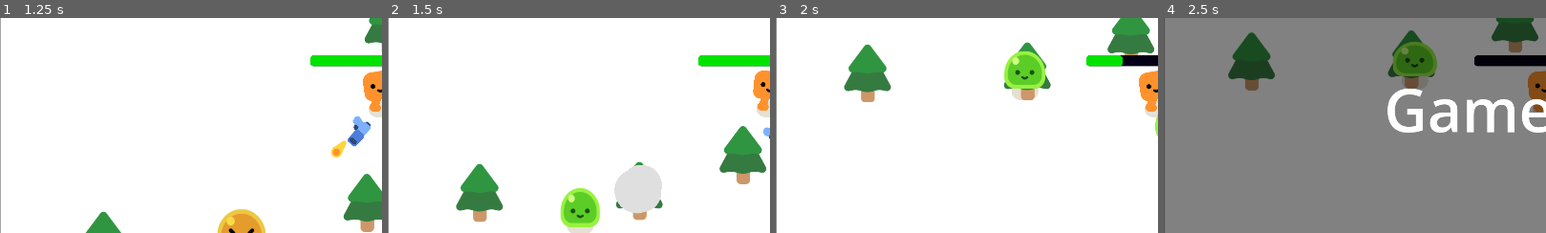
Above: before the commit, frames 1-4 (left to right).
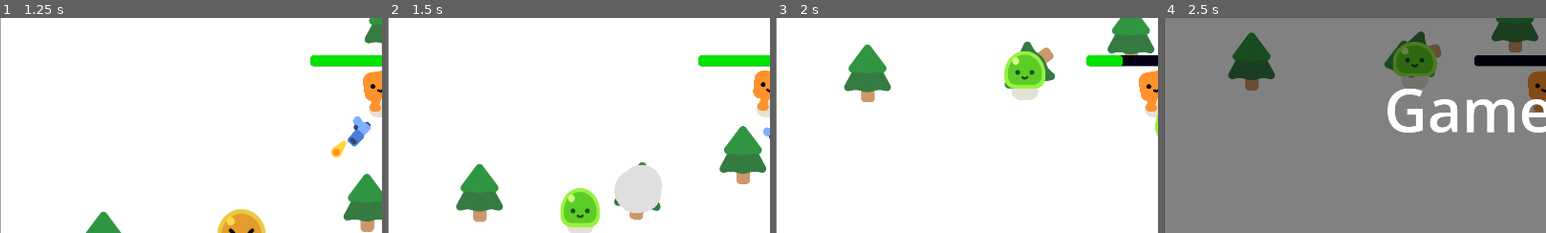
Above: after the commit, the same moments.

Repository: keliang5/FInal-Project
Game: Godot game, scene res://survivors_games.tscn
The game is run twice, just before and just after one commit, with the same random seed, the same clock (stepped at 60 frames per second) and the same inputs.
Inputs (mouse positions are % of the whole screen's width and height, from its top left):
- Up to frame 1 (1.25 s): move the mouse to (72, 45) at 0.52 s; hold D (move_right) from 0.53 s (still down)
- Up to frame 2 (1.5 s): move the mouse to (30, 55) at 1.27 s; release D (move_right) at 1.28 s; hold S (move_down) from 1.28 s (still down)
- Up to frame 3 (2 s): keep holding S (move_down)
- Up to frame 4 (2.5 s): move the mouse to (33, 41) at 2.02 s; release S (move_down) at 2.03 s; hold D (move_right) from 2.03 s (still down)
The pictures show only the part of the screen within x 0-50%, y 29-79%; the shares and areas given below are measured in that part.

Frame 1 is identical in both runs. In frame 2, 0.2% of the frame differs, in the area x 59-72%, y 66-95%; in frame 3, 0.8%, in the area x 59-73%, y 10-39%; in frame 4, 0.7%.

Commit message:
Coin spawns and disappears

Diff:
--- a/coin.gd
+++ b/coin.gd
@@ -4,7 +4,12 @@
 var score = 0
 
 
-func _on_mouse_entered() -> void:
-	score += value
-	print(score)
-	self.queue_free()
+#func _on_mouse_entered() -> void:
+	#score += value
+	#print(score)
+	#self.queue_free()
+
+func _ready():
+	%AnimationPlayer.play("coin spin")
+	await %AnimationPlayer.animation_finished
+	queue_free()
--- a/coin.tscn
+++ b/coin.tscn
@@ -1,10 +1,47 @@
-[gd_scene load_steps=4 format=3 uid="uid://cxbqsihlv8f73"]
+[gd_scene load_steps=7 format=3 uid="uid://cxbqsihlv8f73"]
 
 [ext_resource type="Texture2D" uid="uid://caqfk2xng5v5u" path="res://trees/pine_tree.png" id="1_1l3c6"]
 [ext_resource type="Script" path="res://coin.gd" id="1_3m4op"]
 
 [sub_resource type="RectangleShape2D" id="RectangleShape2D_xgt1k"]
 size = Vector2(118, 151)
+
+[sub_resource type="Animation" id="Animation_481ba"]
+resource_name = "coin spin"
+length = 0.8
+tracks/0/type = "value"
+tracks/0/imported = false
+tracks/0/enabled = true
+tracks/0/path = NodePath("Sprite2D:rotation")
+tracks/0/interp = 1
+tracks/0/loop_wrap = true
+tracks/0/keys = {
+"times": PackedFloat32Array(0, 0.2, 0.4, 0.6, 0.8),
+"transitions": PackedFloat32Array(1, 1, 1, 1, 1),
+"update": 0,
+"values": [3.48787e-16, 1.5708, 3.14159, 4.71239, 6.28319]
+}
+
+[sub_resource type="Animation" id="Animation_ly5ol"]
+length = 0.001
+tracks/0/type = "value"
+tracks/0/imported = false
+tracks/0/enabled = true
+tracks/0/path = NodePath("Sprite2D:rotation")
+tracks/0/interp = 1
+tracks/0/loop_wrap = true
+tracks/0/keys = {
+"times": PackedFloat32Array(0),
+"transitions": PackedFloat32Array(1),
+"update": 0,
+"values": [3.48787e-16]
+}
+
+[sub_resource type="AnimationLibrary" id="AnimationLibrary_eu6fq"]
+_data = {
+"RESET": SubResource("Animation_ly5ol"),
+"coin spin": SubResource("Animation_481ba")
+}
 
 [node name="Coin" type="Area2D"]
 position = Vector2(382, 208)
@@ -18,4 +55,10 @@
 position = Vector2(1, 6)
 shape = SubResource("RectangleShape2D_xgt1k")
 
+[node name="AnimationPlayer" type="AnimationPlayer" parent="."]
+unique_name_in_owner = true
+libraries = {
+"": SubResource("AnimationLibrary_eu6fq")
+}
+
 [connection signal="mouse_entered" from="." to="." method="_on_mouse_entered"]
--- a/mob.gd
+++ b/mob.gd
@@ -1,5 +1,7 @@
 extends CharacterBody2D
 
+@export var value = 1
+var score = 0
 
 var health = 3
 
@@ -30,3 +32,8 @@
 		var smoke = SMOKE_SCENE.instantiate()
 		get_parent().add_child(smoke)
 		smoke.global_position = global_position
+
+func _on_mouse_entered(coin) -> void:
+	score += value
+	print(score)
+	self.queue_free()
Not shown: 1 places in smoke_explosion/smoke_explosion.tscn that only renumber resources
